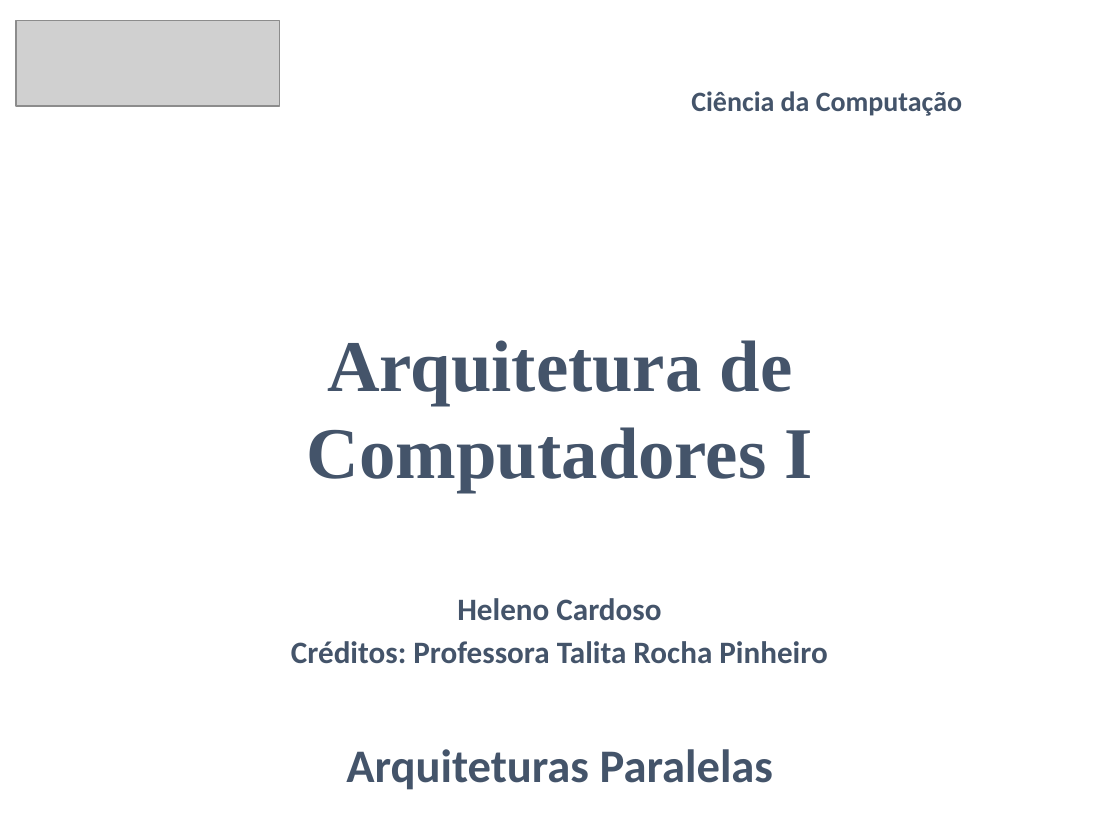
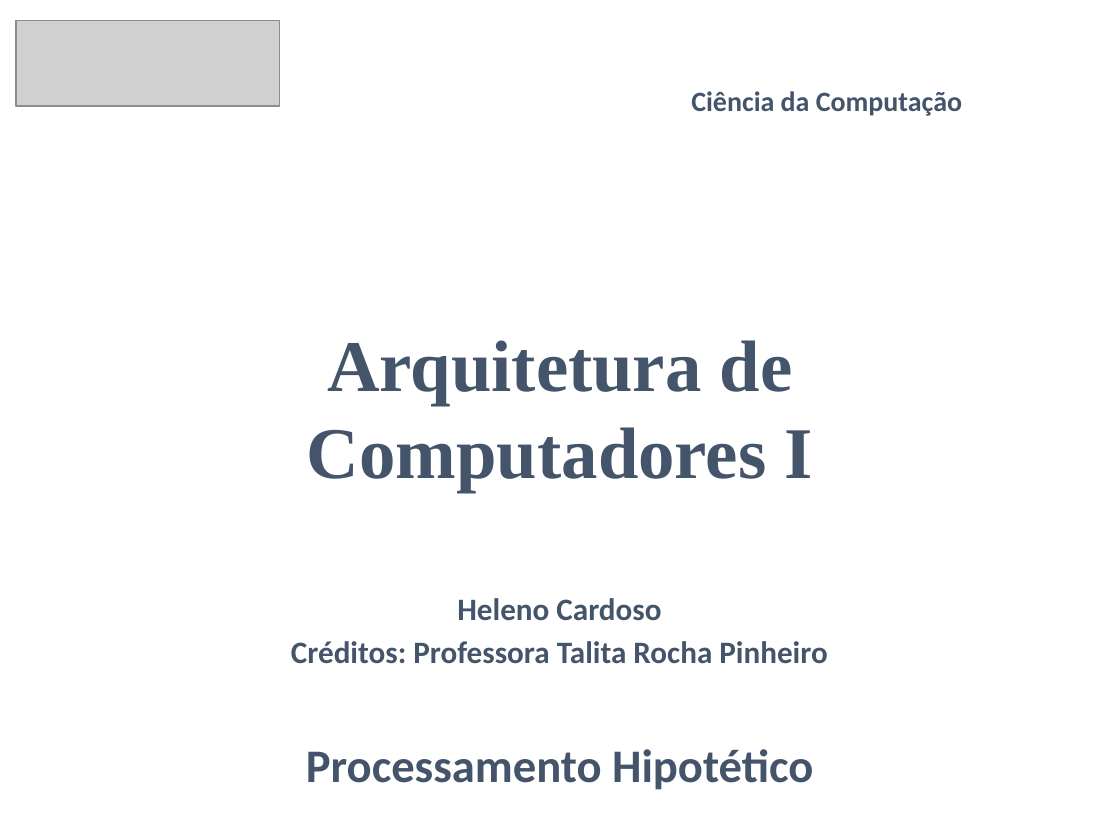
Before and after one commit to CloudEducationBrazil/WydenArquiteturaComputadores, a slide deck: slide 62 of 01 Classes/Aula10 - Arquitetura.pptx (slide 39 before the commit). Drawn at 1120x840 pixels with LibreOffice and Linux fonts; fonts in the diff are those of the drawing; grey boxes stand for pictures. Boxes give left, top, right and bottom in pixels: in the first picture for what was removed or moved away, otherwise in the second. Text is boxed around its words. In the diff, an @@ line names an element or a change of style, - is before the commit and + after.

Commit message:
planejamento das aulas arquit. comp. 23032023

```diff
--- a/01 Classes/Aula10 - Arquitetura.pptx
+++ b/01 Classes/Aula10 - Arquitetura.pptx
@@ text at (306,749,813,790): text changed @@
-Arquiteturas Paralelas
+Processamento Hipotético
```
Also in this commit, not shown: 17 other slides changed, 44 slides added, 21 slides removed, 12 other files.
